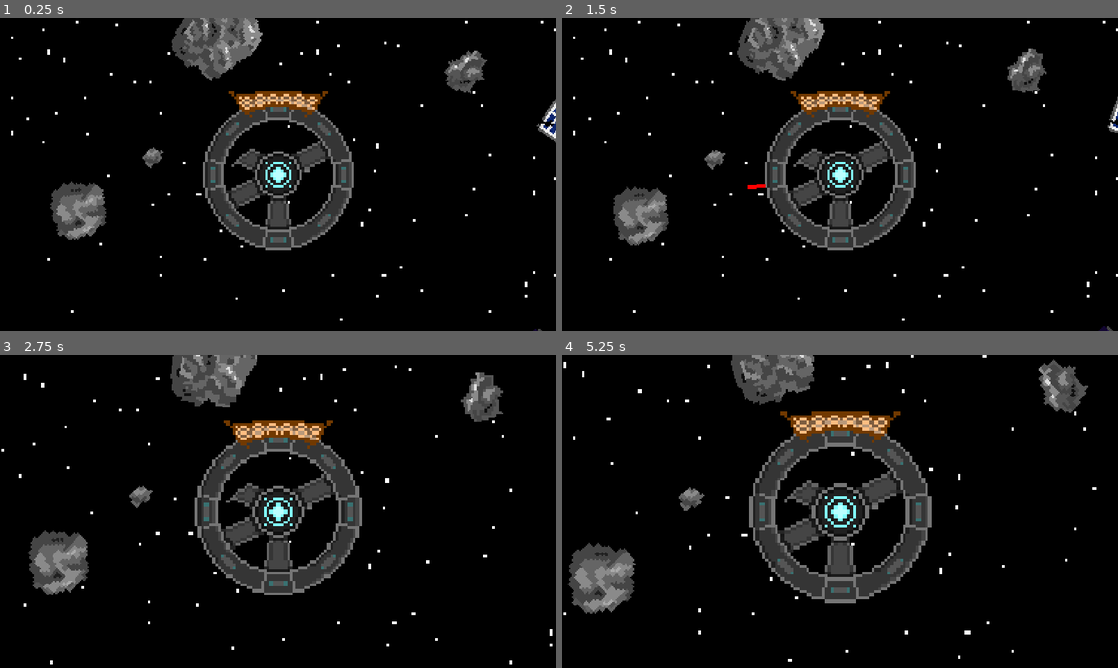
Above: before the commit, frames 1-4 (two rows, left to right).
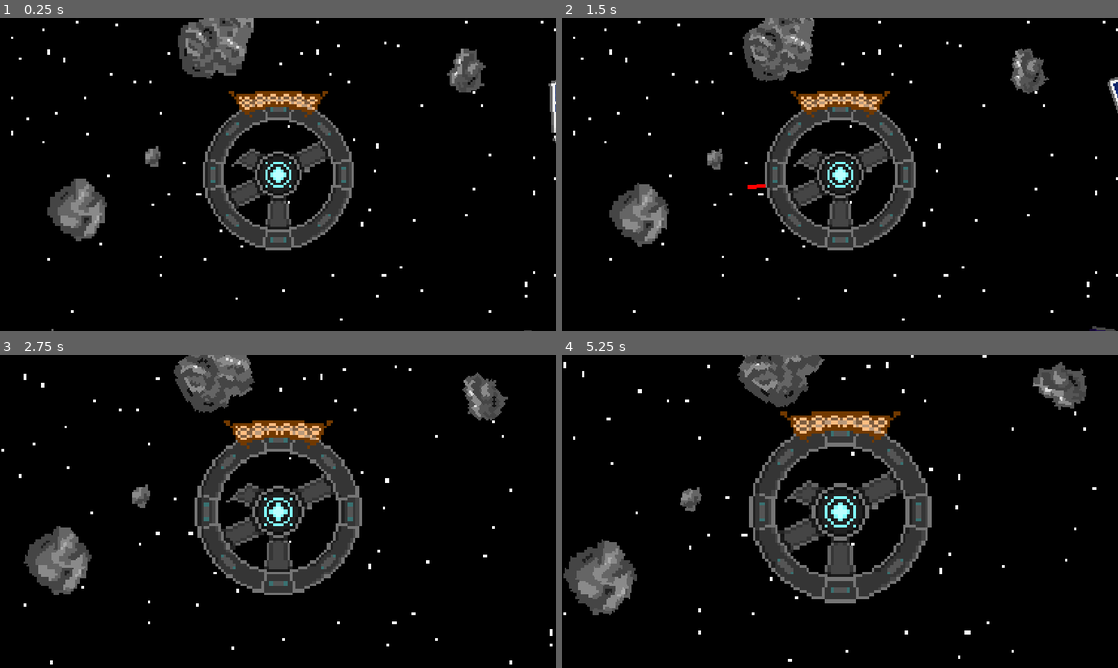
Above: after the commit, the same moments.

Repository: Three-s-A-Crowd-Games/Bubblekinesis
Game: Godot game, scene res://resources/main.tscn
Two runs of this game, one before a commit and one after it. Both use one fixed random seed, a clock stepped at 60 frames per second and the inputs below.
Inputs (mouse positions are in pixels of both pictures, inside the frame that each line leads up to):
- Up to frame 1 (0.25 s): no input
- Up to frame 2 (1.5 s): move the mouse to (962, 158) at 0.52 s; hold Middle mouse button (cam_drag) 0.53-1.25 s; click (962, 158) at 0.67 s; drag from (728, 190) to (840, 174) at 1.27 s
- Up to frame 3 (2.75 s): move the mouse to (333, 442) at 2.02 s; tap Mouse wheel up (zoom_in) at 2.1 s; click (333, 442) at 2.17 s
- Up to frame 4 (5.25 s): drag from (812, 574) to (673, 464) at 2.77 s; move the mouse to (1006, 558) at 3.52 s; hold Middle mouse button (cam_drag) 3.53-4.25 s; click (1006, 558) at 3.67 s; drag from (673, 464) to (840, 511) at 4.27 s; move the mouse to (867, 511) at 5.02 s; tap Mouse wheel up (zoom_in) at 5.1 s; click (867, 511) at 5.17 s

The runs differ from the first frame. In frame 1, 3.5% of the frame differs, in the area x 8-100%, y 0-100%; in frame 2, 3.5%; in frame 3, 3.3%; in frame 4, 3.6%, in the area x 0-95%, y 0-84%.

Commit message:
Unrotate Spobject.

Diff:
--- a/resources/spobject/spobject.tscn
+++ b/resources/spobject/spobject.tscn
@@ -20,7 +20,6 @@
 script = ExtResource("1_kf4dc")
 
 [node name="Sprite2D" type="Sprite2D" parent="."]
-rotation = 0.652753
 texture = ExtResource("2_5r2js")
 
 [node name="CollisionShape2D" type="CollisionShape2D" parent="."]
